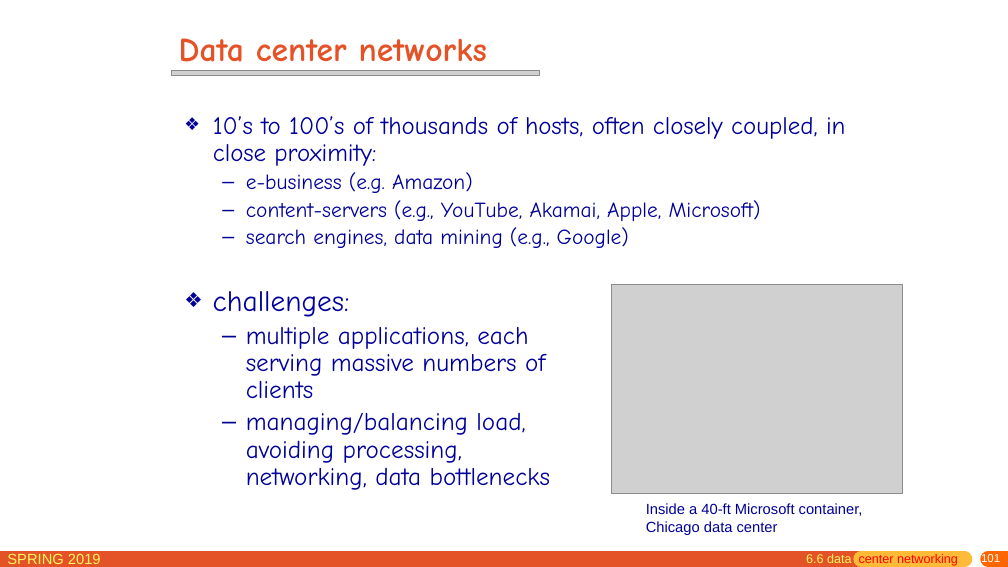
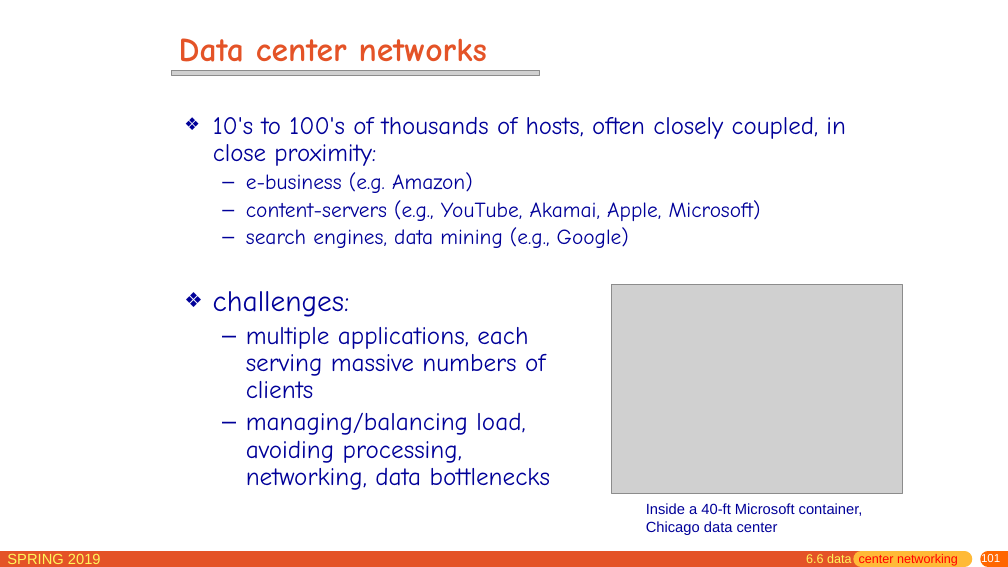
Before and after one commit to jichenghu/PPT_networkDistributed, a slide deck: slide 101 of chapter6.pptx. Drawn at 1008x567 pixels with LibreOffice and Linux fonts; fonts in the diff are those of the drawing; grey boxes stand for pictures. Boxes give left, top, right and bottom in pixels: in the first picture for what was removed or moved away, otherwise in the second. Text is boxed around its words. In the diff, an @@ line names an element or a change of style, - is before the commit and + after.

```diff
--- a/chapter6.pptx
+++ b/chapter6.pptx
@@ text at (x1=213, y1=117, x2=845, y2=166): text changed @@
-❖ 10’s to 100’s of thousands of hosts, often closely coupled, in close proximity:
+❖ 10's to 100's of thousands of hosts, often closely coupled, in close proximity:
```
Also in this commit, not shown: 8 other slides changed.
